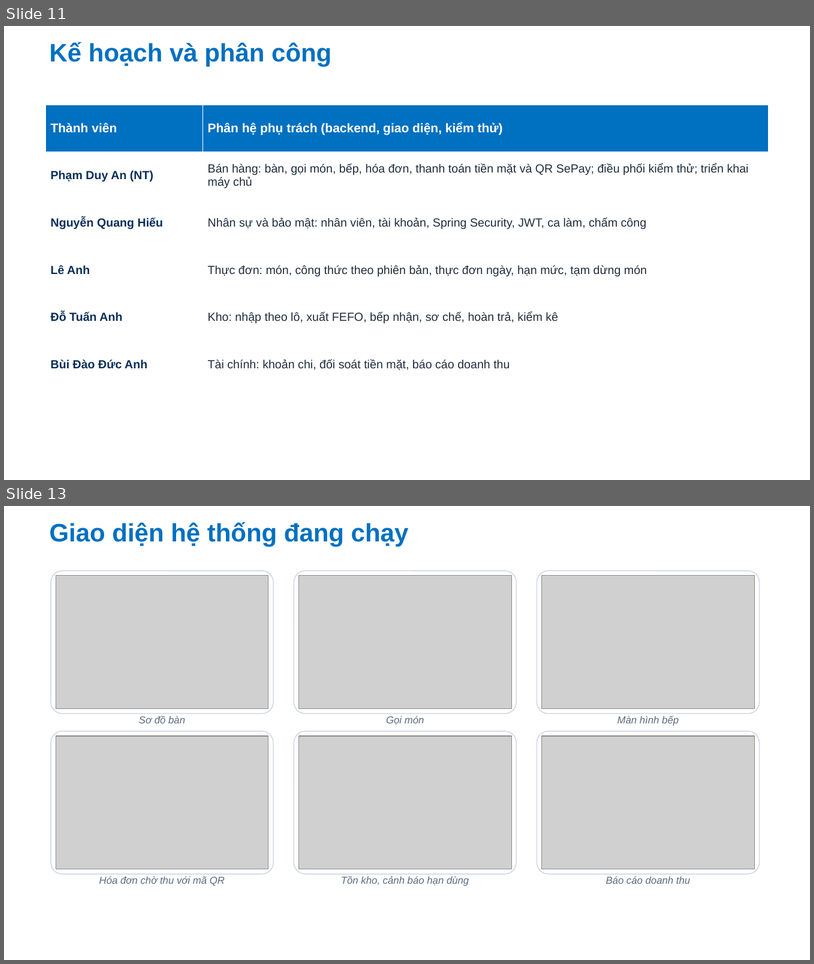
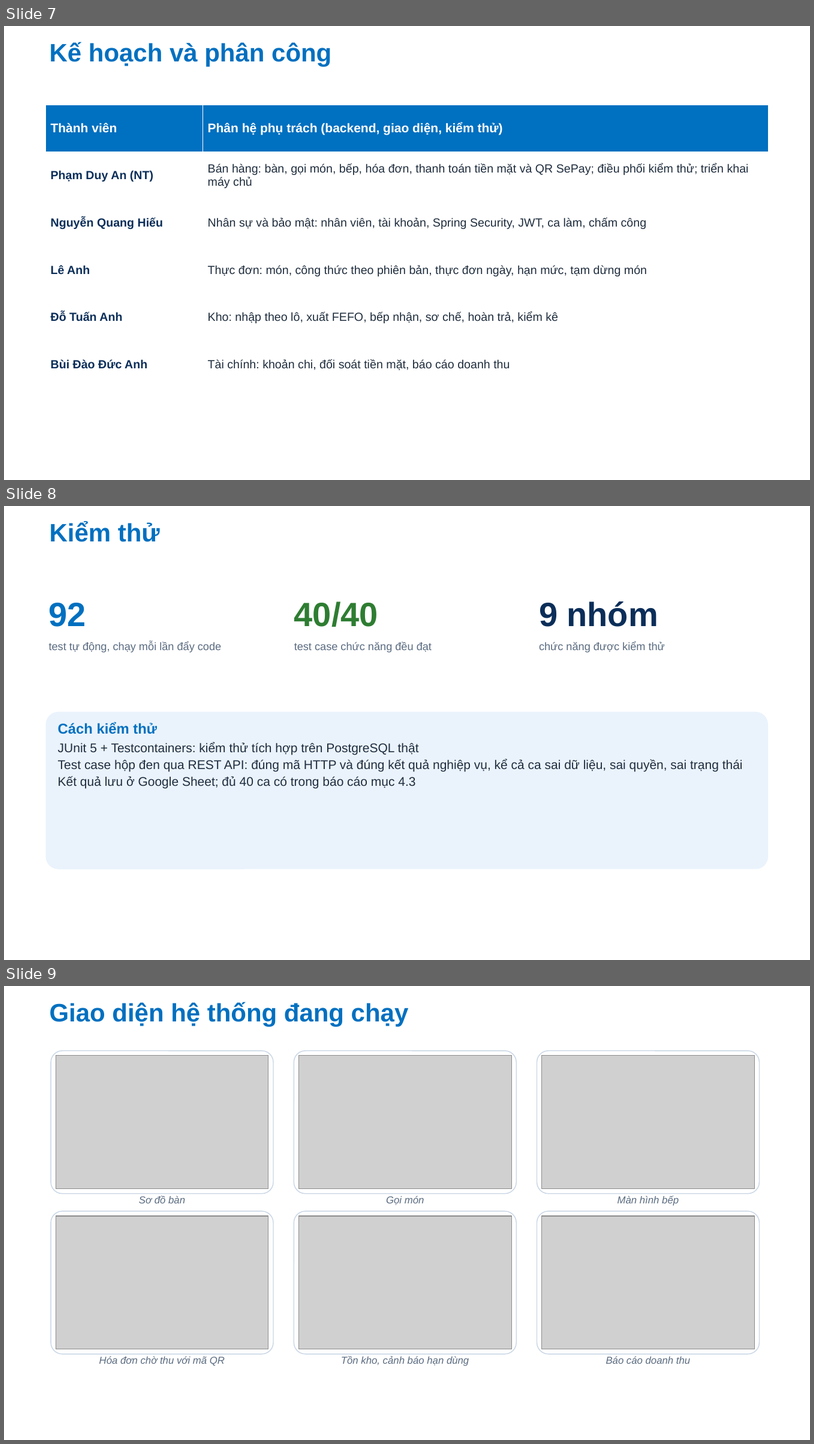
Before and after one commit to Anpham120/restaurant-management-system, a slide deck: docs/bao-cao-ltnc/Slide_LapTrinhNangCao_AtlasRestaurant.pptx. Shown one above the other, each under a label of ours: slides 11 and 13 before the commit, slides 7, 8 and 9 after it; the slides between them are not shown. The pictures are 814x964 and 814x1444 pixels, drawn with LibreOffice and Linux fonts; fonts in the diff are those of the drawing; grey boxes stand for pictures; background and template pictures are left out. Boxes give left, top, right and bottom in pixels: in the first picture for what was removed or moved away, otherwise in the second. Text is boxed around its words. In the diff, an @@ line names an element or a change of style, - is before the commit and + after.

```diff
--- a/docs/bao-cao-ltnc/Slide_LapTrinhNangCao_AtlasRestaurant.pptx
+++ b/docs/bao-cao-ltnc/Slide_LapTrinhNangCao_AtlasRestaurant.pptx
@@ slide 8 added at (4, 506, 810, 960), background #FFFFFF @@
@@ title added at (50, 522, 160, 542), 30 pt, text #0070C0, bold @@
+Kiểm thử
@@ text added at (49, 603, 86, 627), 40 pt, text #0070C0, bold @@
+92
@@ text added at (294, 601, 378, 627), 40 pt, text #2E7D32, bold @@
+40/40
@@ text added at (539, 601, 659, 627), 40 pt, text #0B2E59, bold @@
+9 nhóm
@@ text added at (49, 642, 221, 652), 13 pt, text #5A6B80 @@
+test tự động, chạy mỗi lần đẩy code
@@ text added at (294, 642, 432, 652), 13 pt, text #5A6B80 @@
+test case chức năng đều đạt
@@ text added at (539, 642, 665, 652), 13 pt, text #5A6B80 @@
+chức năng được kiểm thử
@@ rounded rectangle added at (46, 712, 768, 869), fill #EAF3FC @@
@@ text added at (58, 722, 743, 789), 15 pt, text #1F2D3D @@
+Cách kiểm thử
+JUnit 5 + Testcontainers: kiểm thử tích hợp trên PostgreSQL thật
+Test case hộp đen qua REST API: đúng mã HTTP và đúng kết quả nghiệp vụ, kể cả ca sai dữ liệu, sai quyền, sai trạng thái
+Kết quả lưu ở Google Sheet; đủ 40 ca có trong báo cáo mục 4.3
@@ what was slide 11 is now slide 7 @@
@@ what was slide 13 is now slide 9 @@
```
Also in this commit, not shown: 1 other slide added, 6 slides removed, 1 other file.
